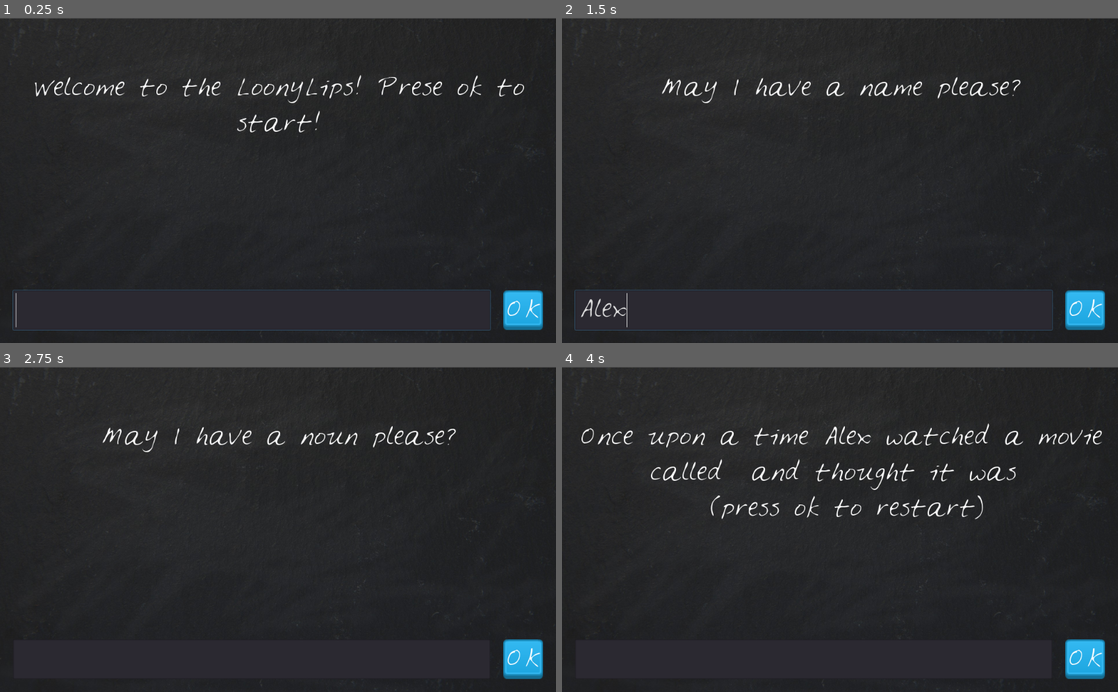
Above: before the commit, frames 1-4 (two rows, left to right).
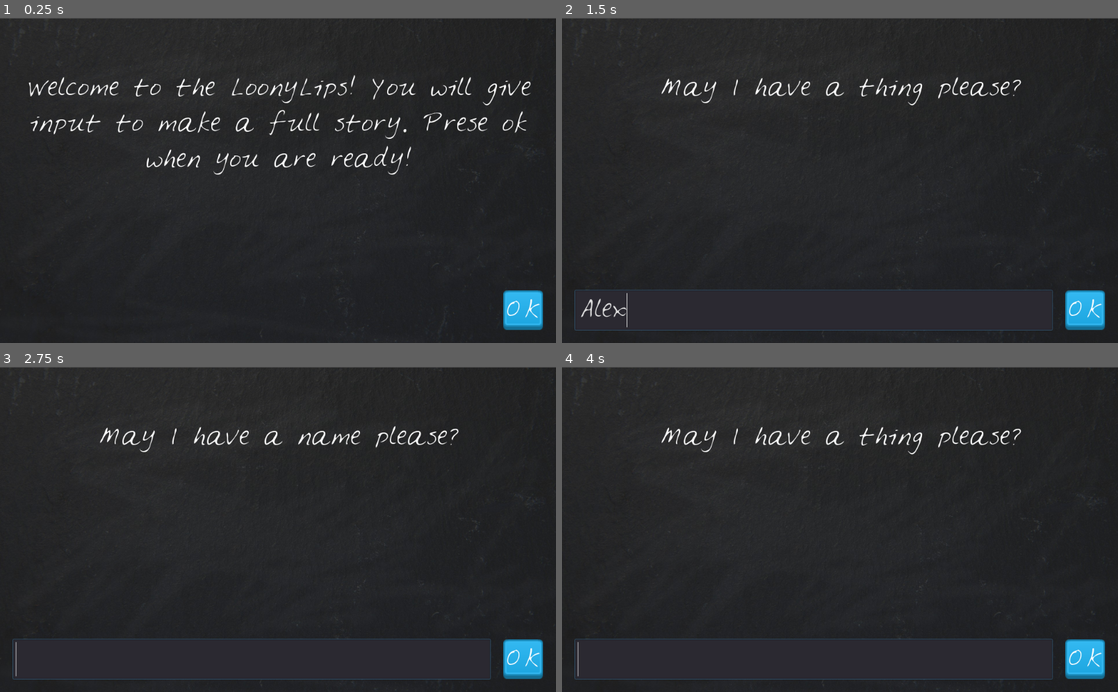
Above: after the commit, the same moments.

Repository: lindholmen/Loony_Lips
Game: Godot game, scene res://LoonyLips.tscn
Two runs of this game, one before a commit and one after it. Both use one fixed random seed, a clock stepped at 60 frames per second and the inputs below.
Inputs (mouse positions are in pixels of both pictures, inside the frame that each line leads up to):
- Up to frame 1 (0.25 s): no input
- Up to frame 2 (1.5 s): click "OK" at 0.5 s; click (812, 310) at 1.27 s; type "Alex" at 1.35 s
- Up to frame 3 (2.75 s): click "OK" at 2 s
- Up to frame 4 (4 s): click "OK" at 2.75 s; tap Enter at 3.5 s

The runs differ from the first frame. In frame 1, 3.9% of the frame differs, in the area x 2-98%, y 17-97%; in frame 2, 0.9%; in frame 3, 1.9%; in frame 4, 3.5%.

Commit message:
add more stories and randomize effect

Diff:
--- a/LoonyLips.gd
+++ b/LoonyLips.gd
@@ -1,17 +1,35 @@
 extends Control
 
 var player_words = []
-var prompts = ["a name", "a noun", "adjective"]
-var story = "Once upon a time %s watched a movie called %s and thought it was %s"
+
 var first_time_flag = true
-
+var template = [
+		{"prompts": ["a name", "a noun", "adjective"],
+		"story":"Once upon a time %s watched a movie called %s and thought it was %s"},
+		{"prompts": ["a hobby", "adverb", "verb"],
+		"story":"I know you like %s, which is like a dog eating its food %s because the dog wants to %s"},
+		{"prompts": ["a thing", "verb", "feeling"],
+		"story":"Things like %s usuaaly are hard to %s, this will make us %s"},
+		{"prompts": ["a noun", "adjective", "adverb"],
+		"story":"You have no idea of %s because it is so %s that we may have to think abou it %s"},
+		{"prompts": ["a thing", "a name", "a description word(an adjective)", "a thing"],
+		"story":"There once was %s called %s that lived as %s as a %s"}
+]
+var current_story
 onready var player_text = $VBoxContainer/HBoxContainer/PlayerText
 onready var display_text = $VBoxContainer/DisplayText
+onready var button_label_text = $VBoxContainer/HBoxContainer/TextureButton/ButtonLabel
 
 func _ready():
 #	#get_node("Label").text = text
-	display_text.text = "Welcome to the LoonyLips! Prese ok to start!"
-	player_text.grab_focus()
+	select_story()
+	display_text.text = "Welcome to the LoonyLips! You will give input to make a full story. Prese ok when you are ready!"
+	player_text.visible = false
+
+
+func select_story():
+	randomize()
+	current_story = template[randi() % template.size()]
 
 func start_game():
 	check_player_words_length()
@@ -22,7 +40,10 @@
 
 
 func _on_TextureButton_pressed():
-	handle_player_input()
+	if is_story_done():
+		get_tree().reload_current_scene()
+	else:
+		handle_player_input()
 #	update_DisplayText(player_text.text)
 #	# Replace with function body.
 
@@ -44,19 +65,26 @@
 	check_player_words_length()
 
 func is_story_done():
-	return player_words.size() == prompts.size()
+	return player_words.size() == current_story.prompts.size()
 
 func check_player_words_length():
 	if is_story_done():
-		tell_story()
+		end_game()
 	else:
 		prompt_player()
+		player_text.visible = true
+		player_text.grab_focus()
 
 func tell_story():
-	display_text.text = story % player_words
-	player_words.clear()
-	display_text.text += "\n (press ok to restart)"
-	first_time_flag = true
+	display_text.text = current_story.story % player_words
+	#player_words.clear()
+	#display_text.text += "\n (press ok to restart)"
+	#first_time_flag = true
 
 func prompt_player():
-	display_text.text = 	"May I have " + prompts[player_words.size()] + " please?"
+	display_text.text = 	"May I have " + current_story.prompts[player_words.size()] + " please?"
+
+func end_game():
+	player_text.queue_free()
+	tell_story()
+	display_text.text += "\n (press ok to restart)"
--- a/LoonyLips.tscn
+++ b/LoonyLips.tscn
@@ -50,9 +50,9 @@
 }
 
 [node name="DisplayText" type="Label" parent="VBoxContainer"]
-margin_top = 74.0
+margin_top = 75.0
 margin_right = 976.0
-margin_bottom = 474.0
+margin_bottom = 475.0
 rect_min_size = Vector2( 0, 400 )
 custom_fonts/font = SubResource( 1 )
 text = "placeholder"
@@ -67,6 +67,7 @@
 margin_right = 976.0
 margin_bottom = 552.0
 custom_constants/separation = 24
+alignment = 2
 __meta__ = {
 "_edit_use_anchors_": false
 }
@@ -74,6 +75,7 @@
 [node name="PlayerText" type="LineEdit" parent="VBoxContainer/HBoxContainer"]
 margin_right = 879.0
 margin_bottom = 73.0
+rect_min_size = Vector2( 70, 0 )
 size_flags_horizontal = 3
 custom_fonts/font = SubResource( 2 )
 
@@ -91,12 +93,15 @@
 }
 
 [node name="ButtonLabel" type="Label" parent="VBoxContainer/HBoxContainer/TextureButton"]
-margin_left = 2.38641
-margin_top = 5.0
-margin_right = 71.3864
-margin_bottom = 68.0
+anchor_left = -0.0113559
+anchor_right = 0.988644
+anchor_bottom = 1.0
+margin_left = 0.828979
+margin_right = 0.828979
 custom_fonts/font = SubResource( 3 )
 text = "OK"
+align = 1
+valign = 1
 __meta__ = {
 "_edit_use_anchors_": false
 }
